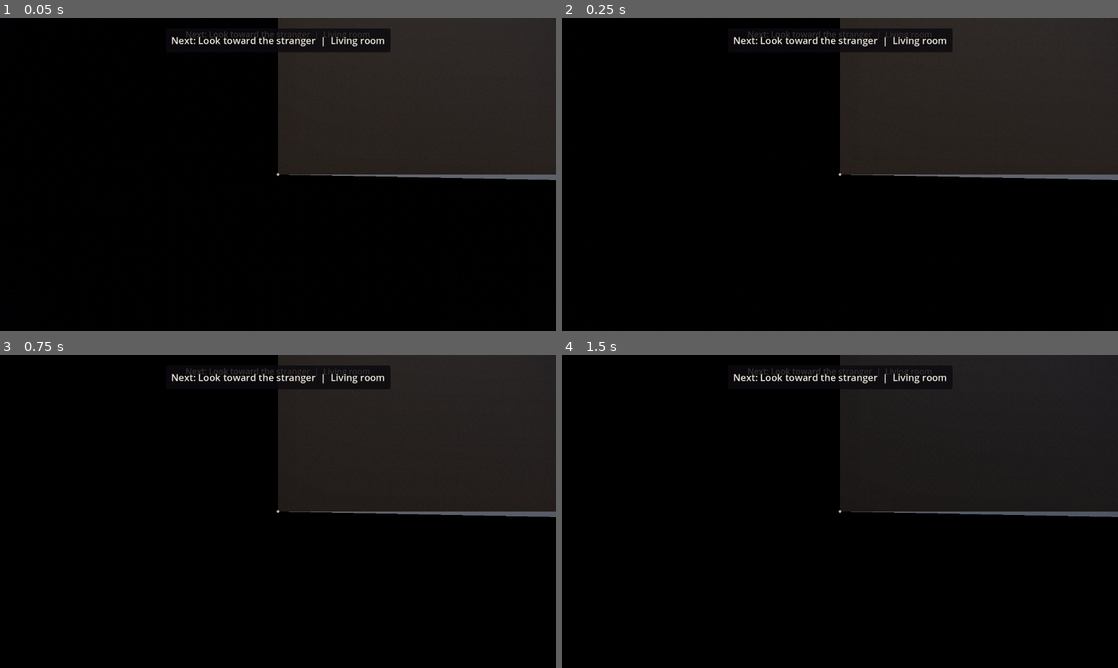
Above: before the commit, frames 1-4 (two rows, left to right).
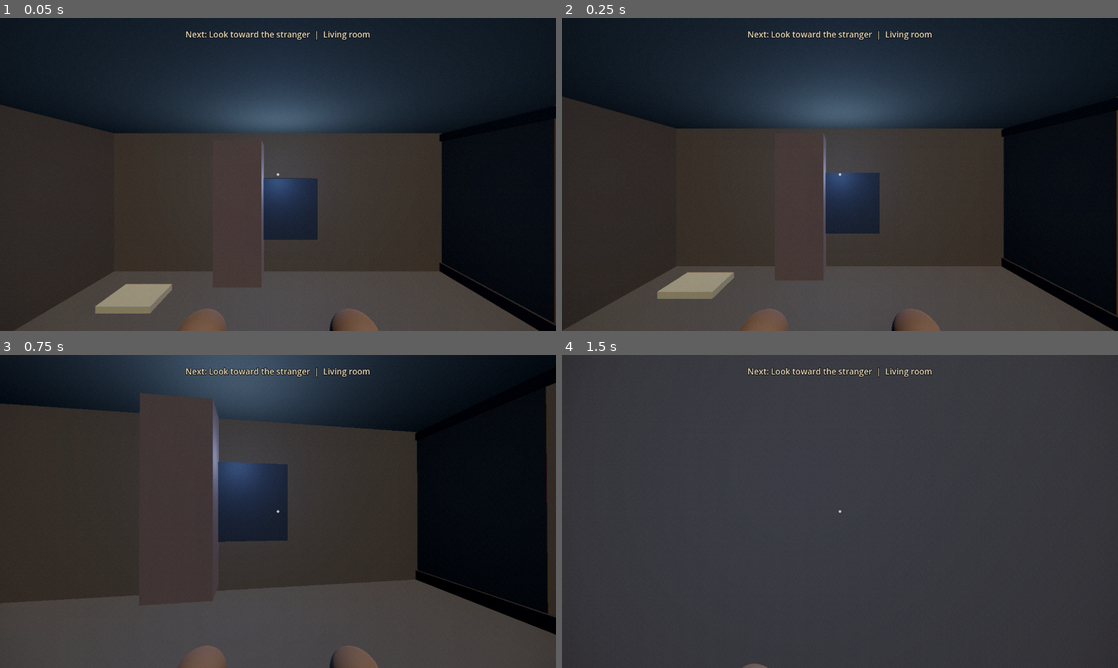
Above: after the commit, the same moments.

Repository: gabeekleiber-oss/Moon-Game
Game: Godot game, scene res://scenes/main/main.tscn
Same seed, same stepped clock (60 frames per second), same inputs: the game is played once before the commit and once after it.
Inputs (mouse positions are in pixels of both pictures, inside the frame that each line leads up to):
- Up to frame 1 (0.05 s): no input
- Up to frame 2 (0.25 s): no input
- Up to frame 3 (0.75 s): tap Enter (ui_accept) at 0.5 s; move the mouse to (305, 511) at 0.52 s; hold W (move_forward) from 0.53 s (still down); hold C (crouch) from 0.53 s (still down); click (305, 511) at 0.67 s
- Up to frame 4 (1.5 s): keep holding W (move_forward); tap Space (jump) at 0.77 s; move the mouse to (812, 511) at 1.27 s; release C (crouch) at 1.28 s; tap Q (drop_item) at 1.35 s; click (812, 511) at 1.42 s

The runs differ from the first frame. In frame 1, 84% of the frame differs, in the area x 0-100%, y 0-100%; in frame 2, 84%; in frame 3, 85%; in frame 4, 99%.

Commit message:
[P-S-03-1] fix

Diff:
--- a/scenes/acts/act01_wisconsin/act01_story.gd
+++ b/scenes/acts/act01_wisconsin/act01_story.gd
@@ -142,7 +142,7 @@
 	var label := get_node_or_null("Act01Guidance/Guidance") as Label
 	if label != null:
 		label.text = message
-	Events.show_message.emit(message)
+
 
 func _interact(id: String, player: Node3D) -> void:
 	if id == "outside":
--- a/scenes/acts/act_stub.gd
+++ b/scenes/acts/act_stub.gd
@@ -19,7 +19,7 @@
 	if act_id == 1 and room_ids.is_empty():
 		room_ids = PackedStringArray(["wi_living_room", "wi_entry", "wi_kitchen", "wi_hall_closet", "wi_marysue_room", "wi_yard"])
 	if act_id == 1:
-		player_spawn_position = Vector3(3.0, 1.0, 2.5)
+		player_spawn_position = Vector3(3.0, 0.10, 3.7)
 	var env := Environment.new()
 	env.background_mode = Environment.BG_COLOR
 	env.background_color = Color(0.02, 0.02, 0.03)
--- a/scenes/main/main.gd
+++ b/scenes/main/main.gd
@@ -17,11 +17,19 @@
 		Game.settings["quality"] = quality_override
 		GameSettings.apply("quality")
 	await Acts.go_to(start, true)
+	if OS.get_cmdline_user_args().has("--capture-act1"):
+		for frame in 30:
+			await get_tree().process_frame
+		var capture := get_viewport().get_texture().get_image()
+		var path := "user://act1_visual.png"
+		print("VISUAL CAPTURE: " + str(capture.save_png(path)) + " " + ProjectSettings.globalize_path(path))
+		get_tree().quit()
+		return
 	if OS.get_cmdline_user_args().has("--verify-export"):
 		await get_tree().process_frame
 		var rooms := Acts._current.get_node_or_null("RoomBuilder")
 		var player := Acts._current.get_node_or_null("Player")
-		var ok: bool = rooms != null and rooms.get_child_count() > …(109 unchanged characters)… > 1.0 and player.global_position.x < 5.0
+		var ok: bool = rooms != null and rooms.get_child_count() > …(109 unchanged characters)… > 1.0 and player.global_position.x < 5.0 and player.get_node("Head/Camera3D").global_position.y < 2.35 and get_viewport().get_camera_3d() == player.get_node("Head/Camera3D")
 		var before: Vector3 = player.global_position
 		Input.action_press("move_forward")
 		for frame in 18:
@@ -30,6 +38,15 @@
 		var moved: bool = player.global_position.distance_to(before) > 0.15
 		print("EXPORT ACT1 MOVEMENT: " + ("PASS" if moved else "FAIL") + " displacement=" + str(player.global_position.distance_to(before)))
 		ok = ok and moved
+		Input.mouse_mode = Input.MOUSE_MODE_CAPTURED
+		var yaw_before: float = player.rotation.y
+		var motion := InputEventMouseMotion.new()
+		motion.relative = Vector2(120.0, 0.0)
+		player._apply_mouse_look(motion.relative)
+		await get_tree().process_frame
+		var looked: bool = absf(player.rotation.y - yaw_before) > 0.01
+		print("EXPORT ACT1 MOUSE LOOK: " + ("PASS" if looked else "FAIL"))
+		ok = ok and looked
 		print("EXPORT ACT1 ROOMS AND INPUT: " + ("PASS" if ok else "FAIL"))
 		get_tree().quit(0 if ok else 1)
 		return
--- a/scenes/player/player.gd
+++ b/scenes/player/player.gd
@@ -30,6 +30,10 @@
 
 func _ready() -> void:
 	Input.mouse_mode = Input.MOUSE_MODE_CAPTURED
+	# Never render the full-body placeholder around the first-person camera.
+	var body_mesh := get_node_or_null("MeshInstance3D") as MeshInstance3D
+	if body_mesh != null:
+		body_mesh.visible = false
 	floor_snap_length = 0.32
 	floor_constant_speed = true
 	floor_stop_on_slope = true
@@ -40,6 +44,8 @@
 		capsule.height = STANDING_HEIGHT
 		_collision_shape.position.y = STANDING_HEIGHT * 0.5
 	var camera := head.get_node("Camera3D") as Camera3D
+	# Cutscene autoload creates a camera before the act. Explicitly take control for gameplay.
+	camera.make_current()
 	# Keep InteractionRay first: existing interaction tests and room scripts rely on this path.
 	var interaction_ray := preload("res://scenes/interaction/interaction_ray.gd").new() as RayCast3D
 	camera.add_child(interaction_ray)
@@ -49,15 +55,21 @@
 	camera.add_child(_carry_controller)
 	var hands := HandsScript.new()
 	hands.name = "FirstPersonHands"
+	hands.position = Vector3(0.0, -0.23, 0.05)
+	hands.scale = Vector3.ONE * 0.80
 	camera.add_child(hands)
 	Events.player_spawned.emit(self)
 
 
-func _unhandled_input(event: InputEvent) -> void:
+func _input(event: InputEvent) -> void:
 	if event is InputEventMouseMotion and Input.mouse_mode == Input.MOUSE_MODE_CAPTURED and not Cutscene.is_active():
-		rotate_y(-event.relative.x * _sensitivity())
-		head.rotate_x(-event.relative.y * _sensitivity())
-		head.rotation.x = clampf(head.rotation.x, -1.4, 1.4)
+		_apply_mouse_look((event as InputEventMouseMotion).relative)
+
+
+func _apply_mouse_look(relative: Vector2) -> void:
+	rotate_y(-relative.x * _sensitivity())
+	head.rotate_x(-relative.y * _sensitivity())
+	head.rotation.x = clampf(head.rotation.x, -1.4, 1.4)
 
 
 func _process(delta: float) -> void:
--- a/tests/test_act01_playthrough.gd
+++ b/tests/test_act01_playthrough.gd
@@ -11,6 +11,10 @@
 	await get_tree().process_frame
 	var story: Node3D = act.get_node("Act01Story")
 	var player: Node3D = act.get_node("Player")
+	var gameplay_camera: Camera3D = player.get_node("Head/Camera3D") as Camera3D
+	check(get_viewport().get_camera_3d() == gameplay_camera, "player camera is active instead of cutscene autoload camera")
+	check(gameplay_camera.global_position.y < 2.35, "first-person camera starts below Wisconsin ceiling")
+	check(not (player.get_node("MeshInstance3D") as MeshInstance3D).visible, "player body mesh cannot occlude first-person view")
 	var bedroom: Node3D = act.get_node("RoomBuilder/wi_marysue_room") as Node3D
 	check(bedroom.position.x == 12.0, "Mary Sue bedroom does not overlap living room")
 	check(act.beats.count() == 12, "all twelve canonical Act 1 beats registered")
Not shown, changed: docs/state/ACT01_PLAYABLE_CHECKPOINT.md
